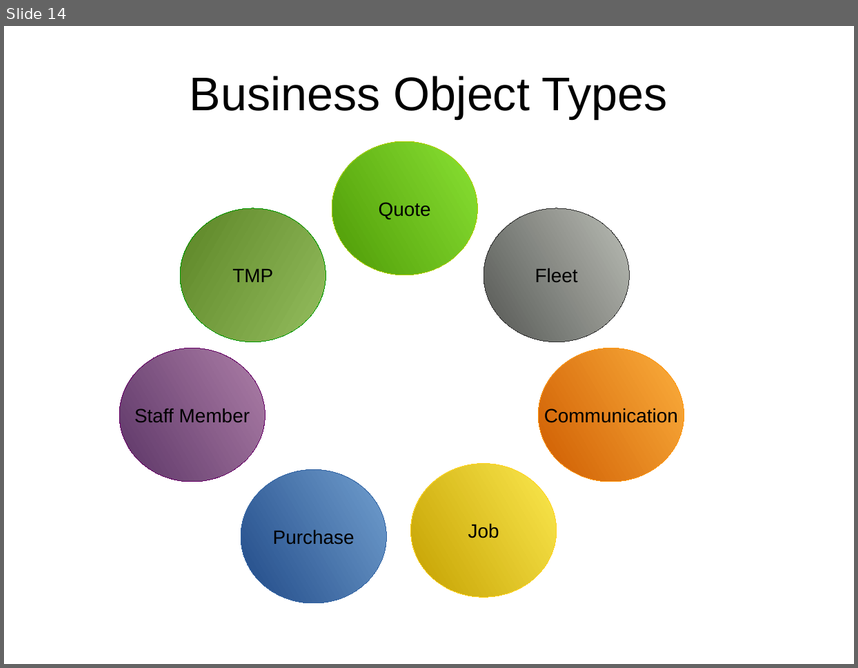
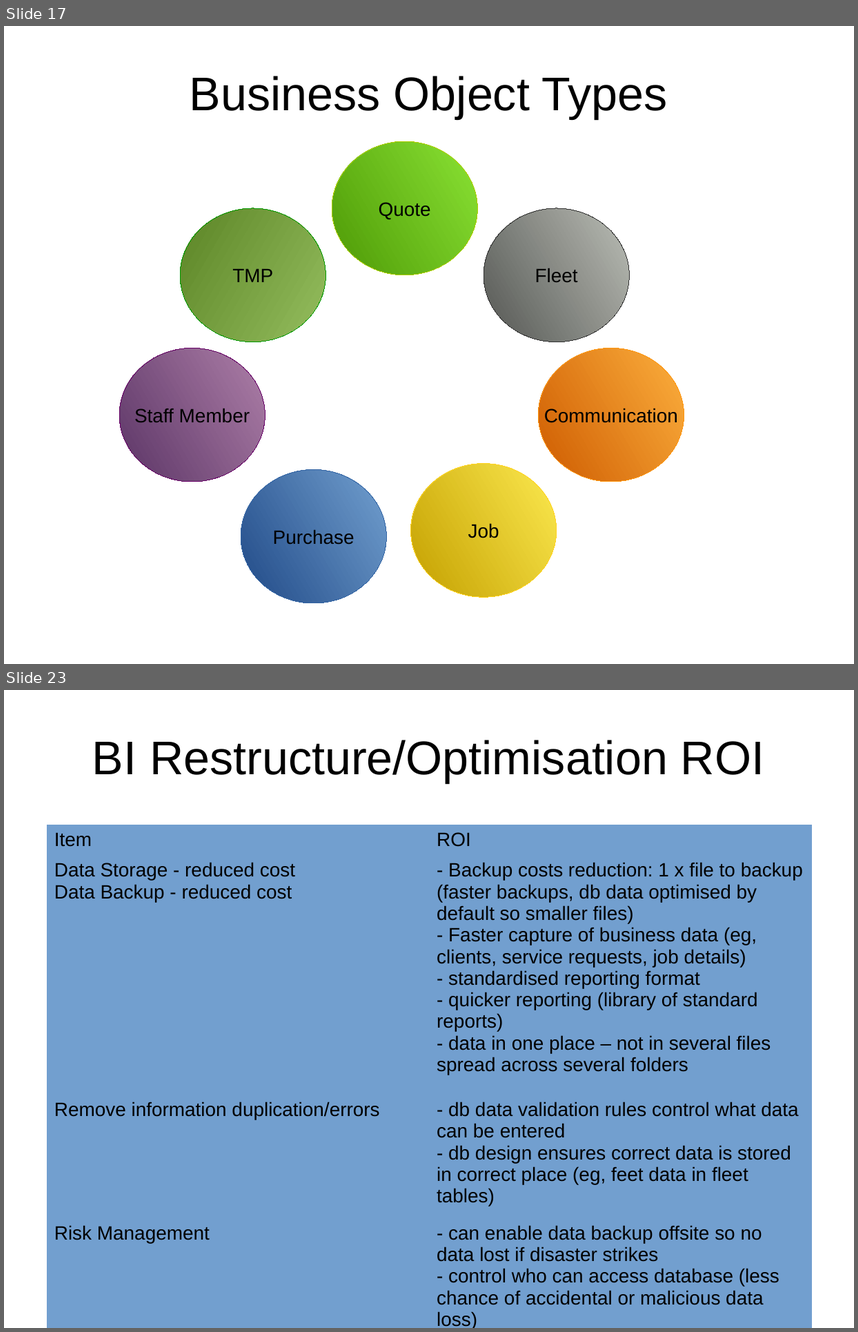
Before and after one commit to monkeysh1ne/TMNZ_Stuff, a slide deck: Workflows BP Models.odp. Shown one above the other, each under a label of ours: slide 14 before the commit, slides 17 and 23 after it; the slides between them are not shown. The pictures are 858x668 and 858x1332 pixels, drawn with LibreOffice and Linux fonts; fonts in the diff are those of the drawing. Boxes give left, top, right and bottom in pixels: in the first picture for what was removed or moved away, otherwise in the second. Text is boxed around its words. In the diff, an @@ line names an element or a change of style, - is before the commit and + after.

Commit message:
Added 'ROI, Title Page, TOC & Introduction' in 'Workflows BP Models' presentation.

```diff
--- a/Workflows BP Models.odp
+++ b/Workflows BP Models.odp
@@ slide 23 added at (x1=4, y1=690, x2=854, y2=1328), background #FFFFFF @@
@@ title added at (x1=92, y1=740, x2=764, y2=782), 44 pt, text #000000 @@
+BI Restructure/Optimisation ROI
@@ table added at (x1=46, y1=825, x2=812, y2=1328), 4 rows, 2 columns @@
+Item | ROI
+Data Storage - reduced cost / Data Backup - reduced cost | - Backup costs reduction: 1 x file to backup (faster backups, db data optimised by default so smaller files) / - Faster capture of business data (eg, clients, service requests, job details) / - standardised reporting format / - quicker reporting (library of standard reports) / - data in one place – not in several files spread across several folders
+Remove information duplication/errors | - db data validation rules control what data can be entered / - db design ensures correct data is stored in correct place (eg, feet data in fleet tables)
+Risk Management | - can enable data backup offsite so no data lost if disaster strikes / - control who can access database (less chance of accidental or malicious data loss)
@@ what was slide 14 is now slide 17 @@
```
Also in this commit, not shown: 2 slides changed, 8 other slides added, 1 other file.
